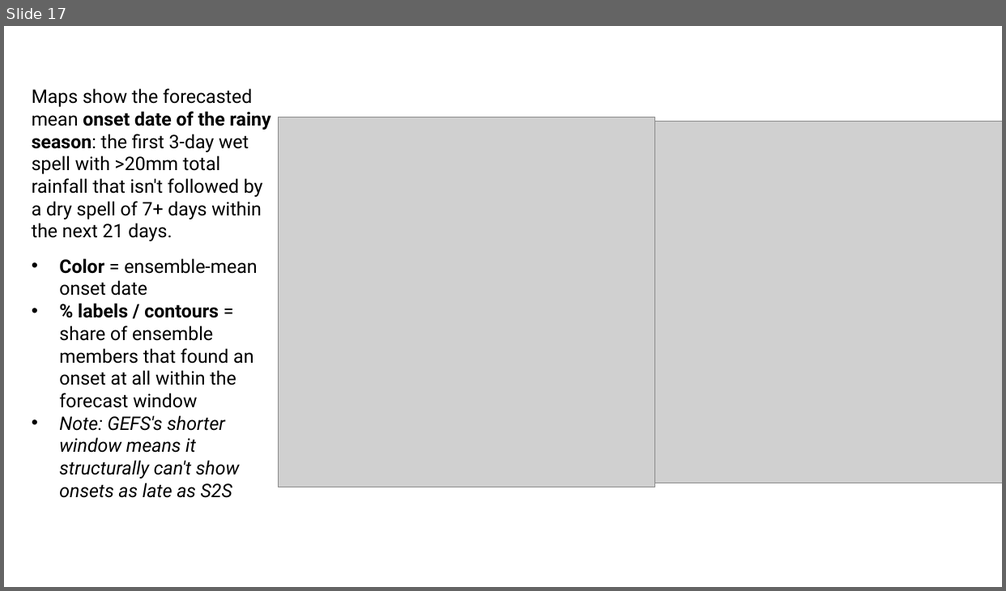
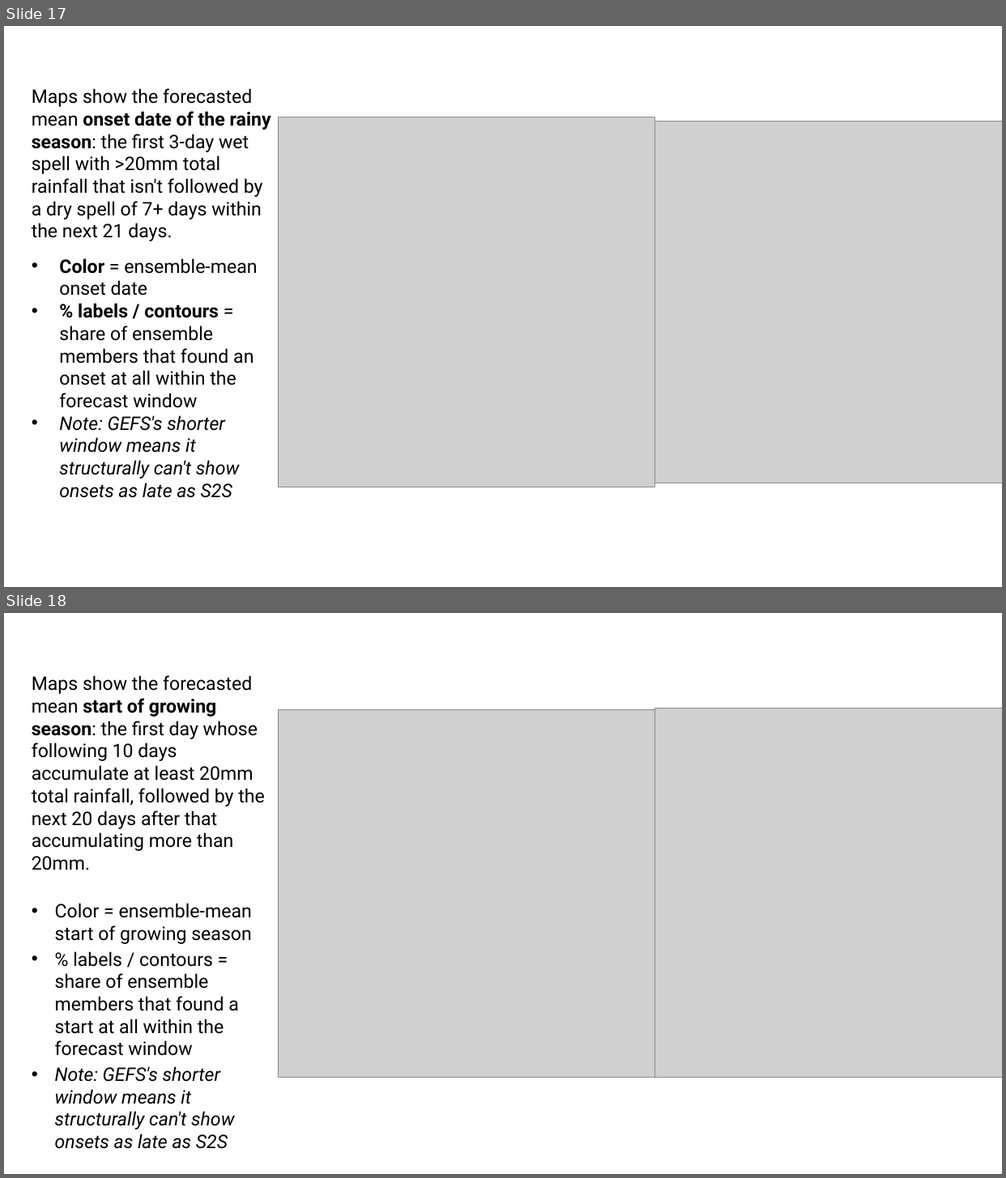
Before and after one commit to alecjong-lab/ECMWF-S2S4AFRICA, a slide deck: WeatherbriefingKenya_template2.pptx. Shown one above the other, each under a label of ours: slide 17 before the commit, slides 17 and 18 after it. The pictures are 1006x591 and 1006x1178 pixels, drawn with LibreOffice and Linux fonts; fonts in the diff are those of the drawing; grey boxes stand for pictures. Boxes give left, top, right and bottom in pixels: in the first picture for what was removed or moved away, otherwise in the second. Text is boxed around its words. In the diff, an @@ line names an element or a change of style, - is before the commit and + after.

Commit message:
Add accumulation-based rainfall onset
Introduce an accumulation-based rainy-season onset method and plotting. Added helper _onset_idx_to_date, _rainfall_onset_accum_nd and rainfall_onset_date_accum to get_ECMWF_functions.py and refactored rainfall_onset_date to reuse the helper. run_rainfall_onset.py now computes, plots, and writes NetCDF for the 'accum' onset (S2S, GEFS, downscaled), switches plot_dir to monthly, and improves contour label placement/clamping. Also updated the PowerPoint template binary.

```diff
--- a/WeatherbriefingKenya_template2.pptx
+++ b/WeatherbriefingKenya_template2.pptx
@@ slide 18 added at box(4, 613, 1002, 1174), background #FFFFFF @@
@@ text added at box(32, 675, 265, 1149), 18 pt, text #000000 @@
+Maps show the forecasted mean start of growing season: the first day whose following 10 days accumulate at least 20mm total rainfall, followed by the next 20 days after that accumulating more than 20mm.
+• Color = ensemble-mean start of growing season
+• % labels / contours = share of ensemble members that found a start at all within the forecast window
+• Note: GEFS's shorter window means it structurally can't show onsets as late as S2S
@@ picture added at box(278, 709, 654, 1077) @@
@@ picture added at box(654, 708, 1002, 1077) @@
```
Also in this commit, not shown: 3 other files.
